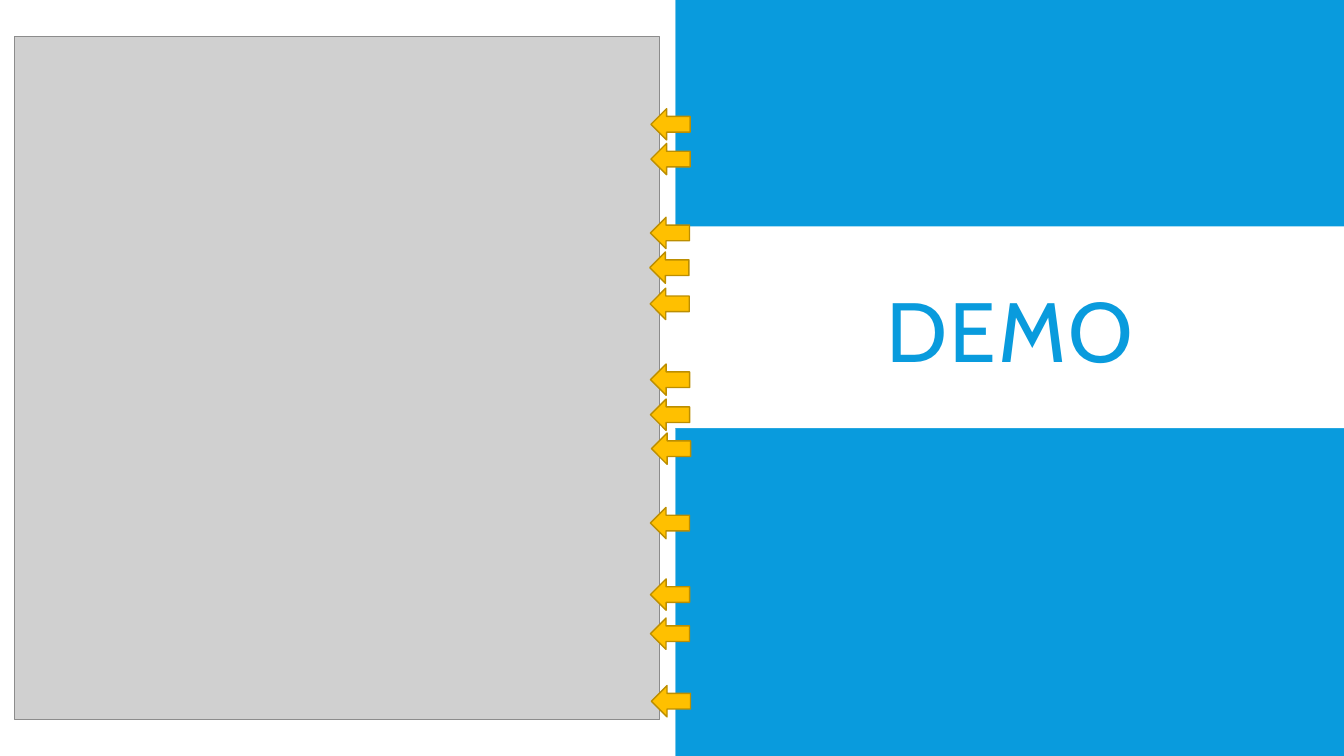
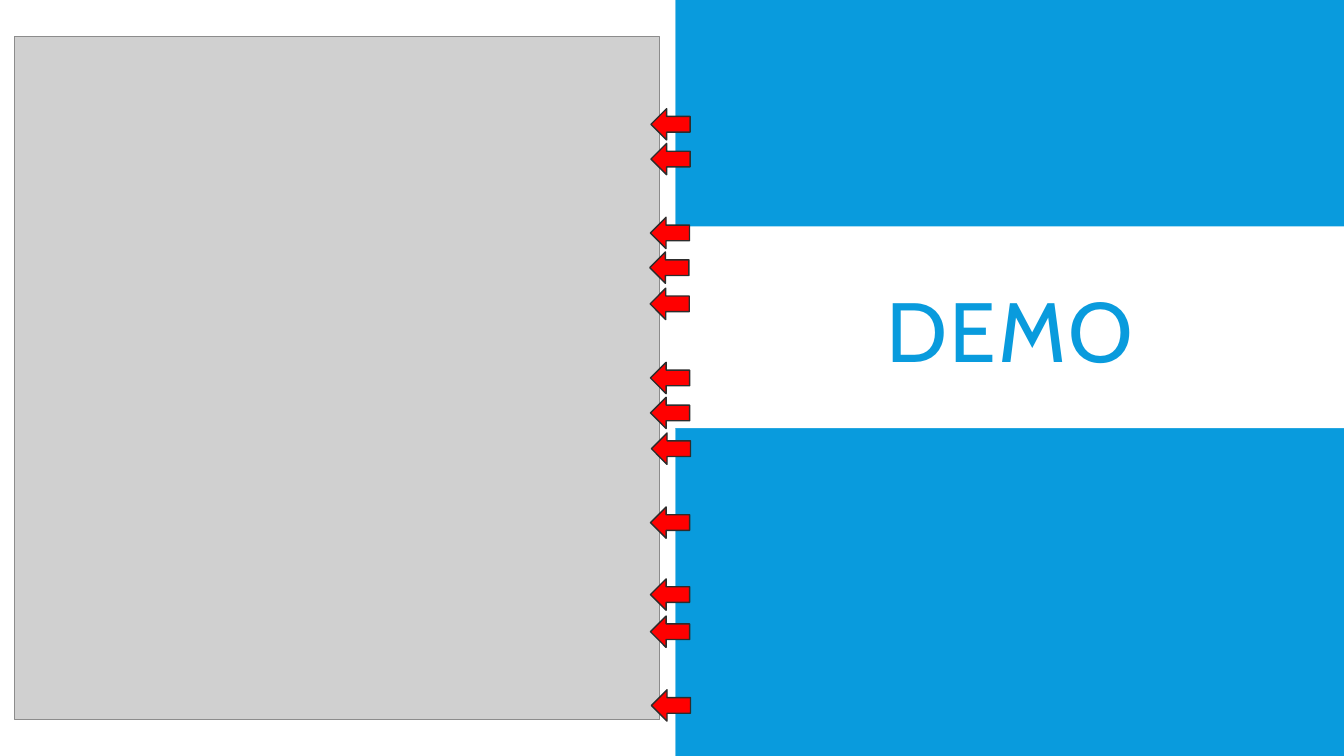
Before and after one commit to OryGregS/SeniorProject, a slide deck: slide 20 of docs/FuzzyRecordLinkage.pptx. Drawn at 1344x756 pixels with LibreOffice and Linux fonts; fonts in the diff are those of the drawing; grey boxes stand for pictures. Boxes give left, top, right and bottom in pixels: in the first picture for what was removed or moved away, otherwise in the second. Text is boxed around its words. In the diff, an @@ line names an element or a change of style, - is before the commit and + after.

```diff
--- a/docs/FuzzyRecordLinkage.pptx
+++ b/docs/FuzzyRecordLinkage.pptx
@@ fill #FFC000 to #FF0000; outline #BD8E00 1 pt to #2C2C2C 1 pt in 12 elements at box(651, 109, 691, 140), box(651, 143, 691, 174), box(650, 218, 690, 249), box(650, 252, 690, 283), box(650, 288, 690, 320), box(651, 434, 691, 465), box(650, 507, 690, 538), box(650, 579, 690, 610), box(650, 362, 690, 393), box(650, 616, 690, 647), box(650, 397, 690, 429), box(651, 690, 691, 721) @@
@@ left arrow: place and size @@
-left arrow at box(651, 686, 691, 717)
+left arrow at box(651, 690, 691, 721)
```
Also in this commit, not shown: 15 other slides changed, 2 slides added, 1 slide removed, 44 other files.
